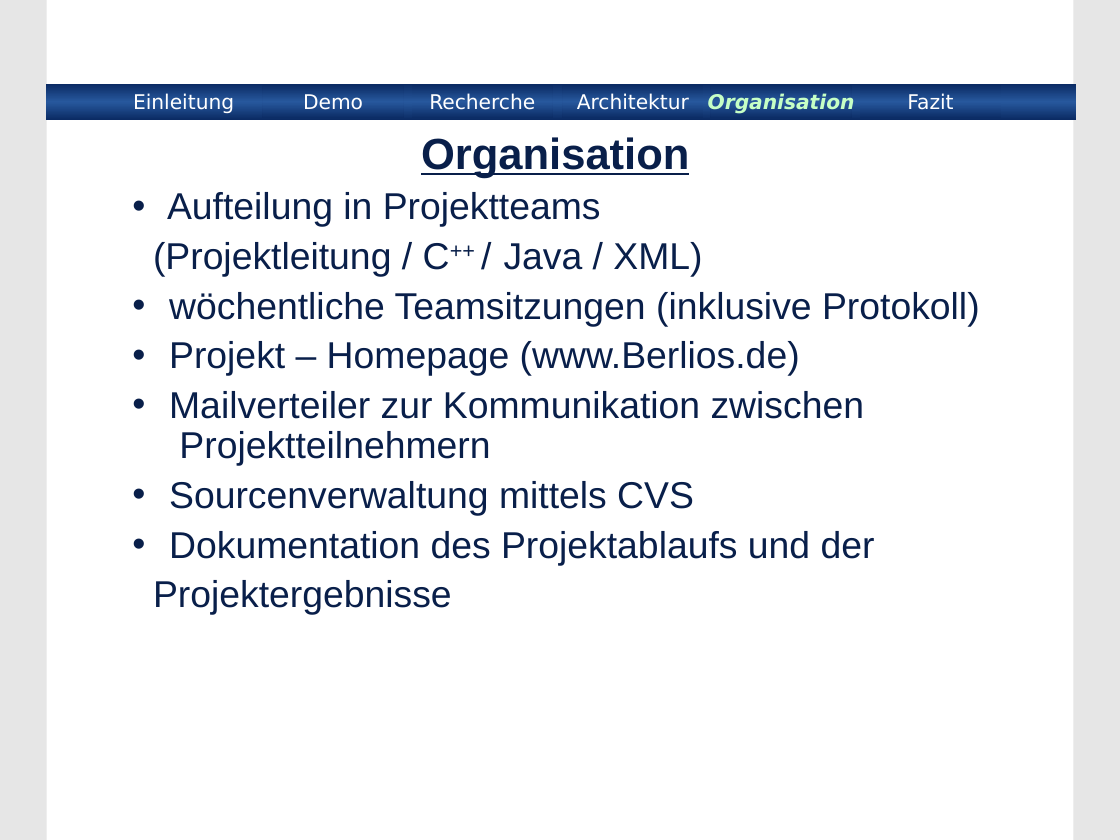
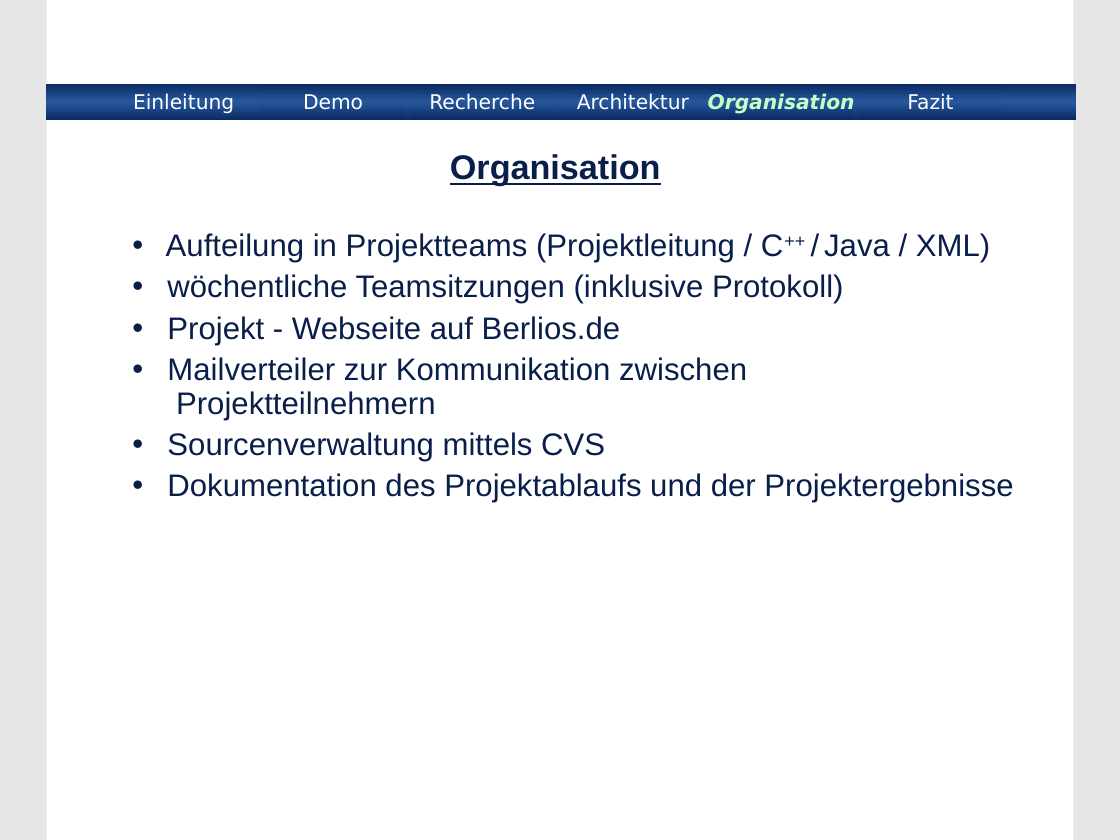
Before and after one commit to BackupTheBerlios/xmlinterface, a slide deck: slide 14 of xmlinterface/project/Praesentation/xmlinterface.ppt (slide 15 before the commit). Drawn at 1120x840 pixels with LibreOffice and Linux fonts; fonts in the diff are those of the drawing; background and template pictures are left out. Boxes give left, top, right and bottom in pixels: in the first picture for what was removed or moved away, otherwise in the second. Text is boxed around its words. In the diff, an @@ line names an element or a change of style, - is before the commit and + after.

```diff
--- a/xmlinterface/project/Praesentation/xmlinterface.ppt
+++ b/xmlinterface/project/Praesentation/xmlinterface.ppt
@@ title "Organisation": place and size @@
-title "Organisation" at [421, 137, 689, 178]
+title "Organisation" at [450, 154, 661, 186]
@@ title "Organisation" at [450, 154, 661, 186]: size 28 to 22 pt @@
@@ subtitle "Aufteilung in Projektteams (Projektleitung / ...": place and size @@
-subtitle "Aufteilung in Projektteams (Projektleitung / ..." at [153, 192, 980, 615]
+subtitle "Aufteilung in Projektteams (Projektleitung / ..." at [166, 233, 1013, 503]
@@ subtitle at [166, 233, 990, 262]: text changed; size 24 to 20 pt @@
-• Aufteilung in Projektteams
-(Projektleitung / C++ / Java / XML)
+• Aufteilung in Projektteams (Projektleitung / C++ / Java / XML)
@@ subtitle at [167, 274, 844, 461]: size 24 to 20 pt in "wöchentliche Teamsitzungen (inklusive Protokoll)", "Mailverteiler zur Kommunikation zwischen Projektteilnehmern", "Sourcenverwaltung mittels CVS"; less space between paragraphs @@
@@ subtitle at [167, 316, 620, 345]: text changed; size 24 to 20 pt @@
-• Projekt – Homepage (www.Berlios.de)
+• Projekt - Webseite auf Berlios.de
@@ subtitle at [167, 473, 1013, 503]: text changed; size 24 to 20 pt @@
-• Dokumentation des Projektablaufs und der
-Projektergebnisse
+• Dokumentation des Projektablaufs und der Projektergebnisse
```
Also in this commit, not shown: 13 other slides changed, 2 slides added, 3 slides removed.
